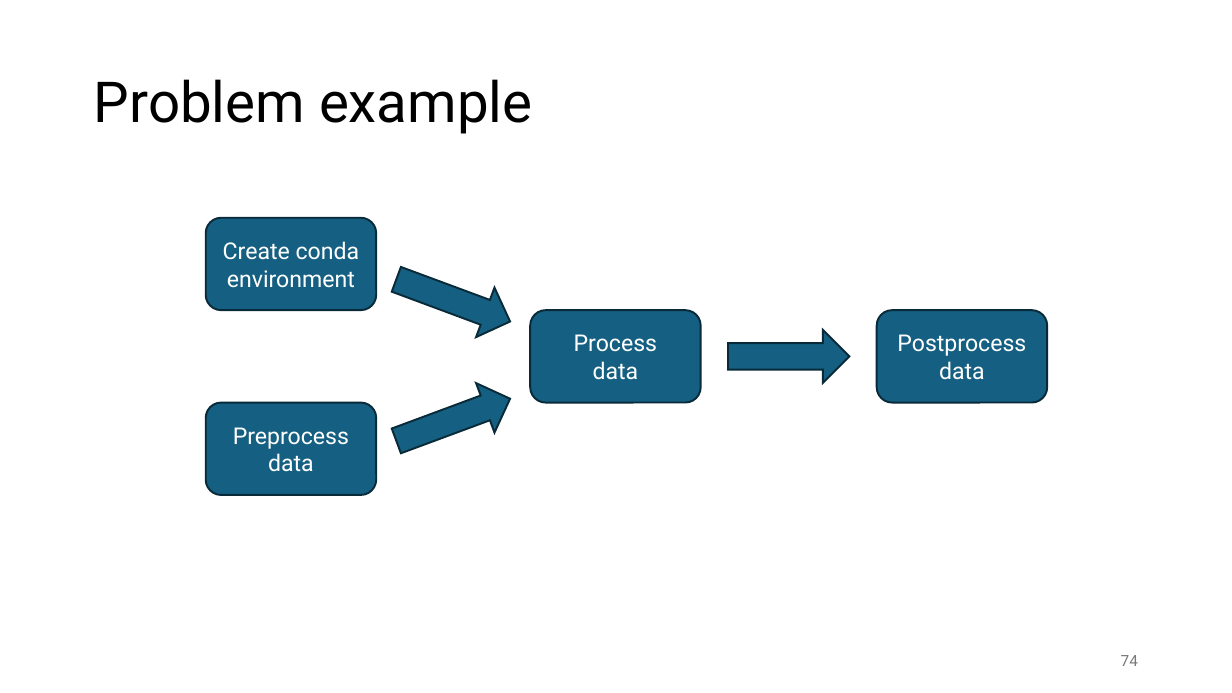
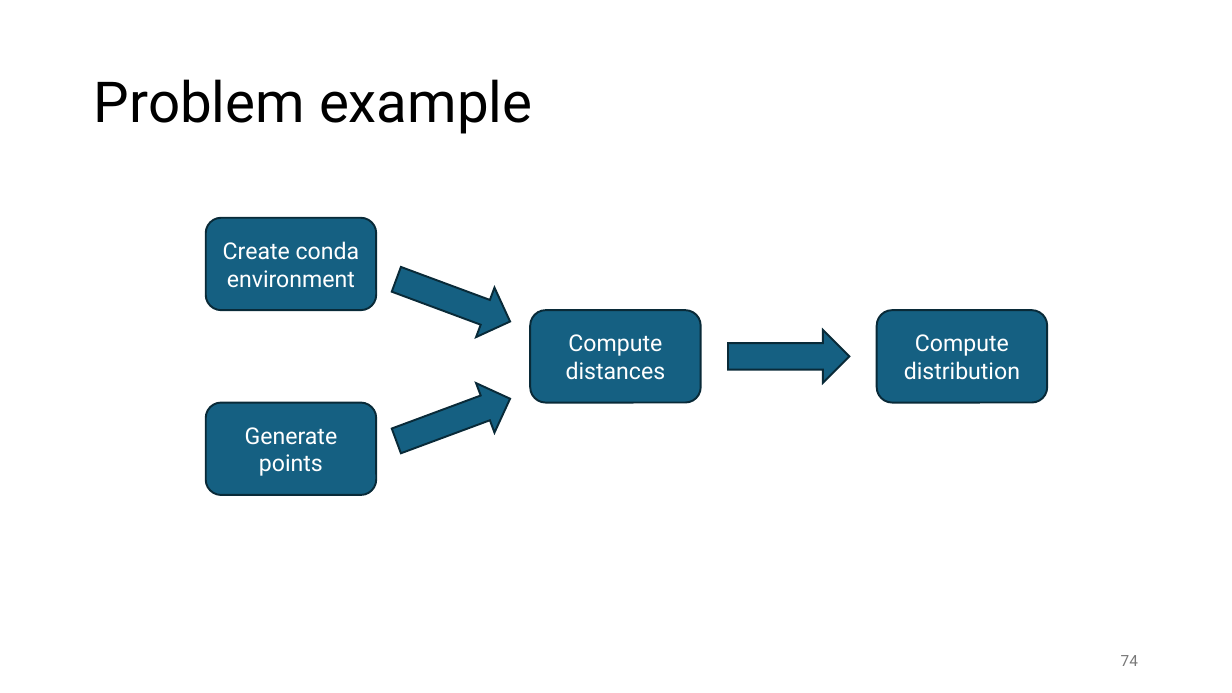
Before and after one commit to gjbex/Workflows-for-HPC, a slide deck: slide 74 of workflow_for_HPC.pptx. Drawn at 1232x693 pixels with LibreOffice and Linux fonts; fonts in the diff are those of the drawing. Boxes give left, top, right and bottom in pixels: in the first picture for what was removed or moved away, otherwise in the second. Text is boxed around its words. In the diff, an @@ line names an element or a change of style, - is before the commit and + after.

Commit message:
Fix typos

```diff
--- a/workflow_for_HPC.pptx
+++ b/workflow_for_HPC.pptx
@@ text in rounded rectangle at [566, 334, 666, 380]: text changed @@
-Process
-data
+Compute distances
@@ text in rounded rectangle at [904, 334, 1020, 380]: text changed @@
-Postprocess
-data
+Compute distribution
@@ text in rounded rectangle at [245, 427, 338, 476]: text changed @@
-Preprocess
-data
+Generate points
```
Also in this commit, not shown: 6 other slides changed.
